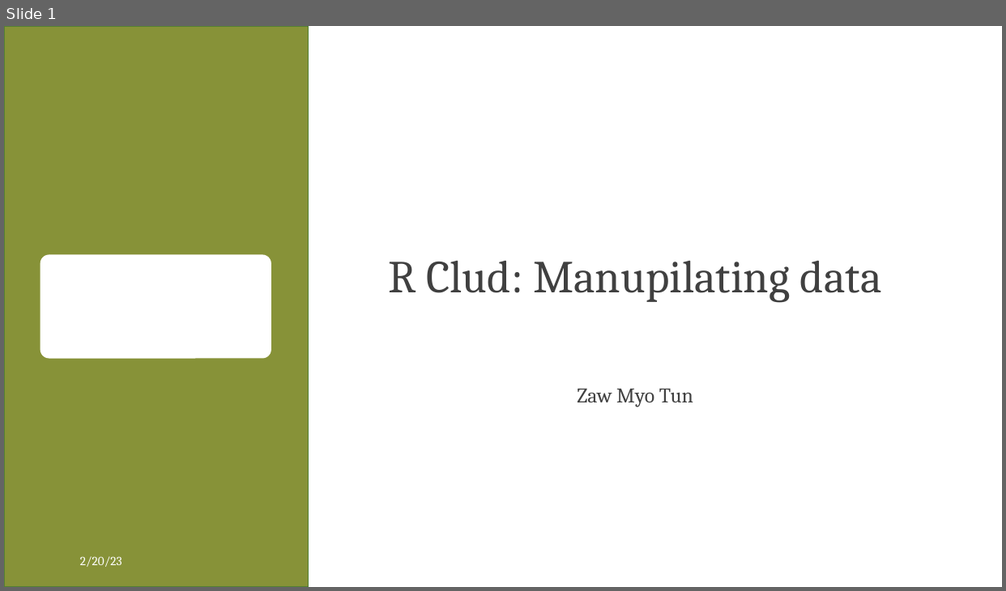
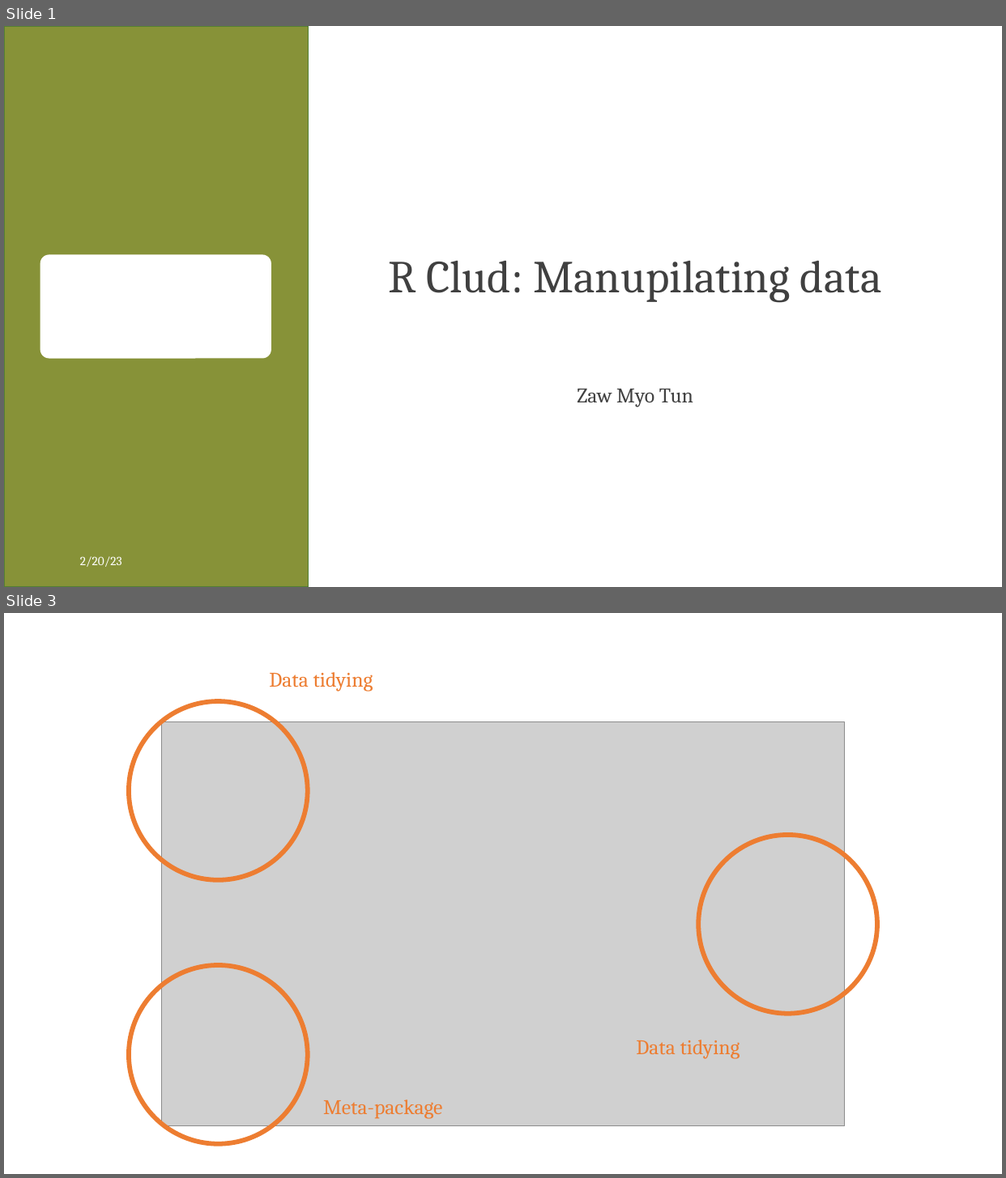
Before and after one commit to zawmtun/r_club, a slide deck: ex/03_manipulating_data.pptx. Shown one above the other, each under a label of ours: slide 1 before the commit, slides 1 and 3 after it; the slides between them are not shown. The pictures are 1006x591 and 1006x1178 pixels, drawn with LibreOffice and Linux fonts; fonts in the diff are those of the drawing; grey boxes stand for pictures; background and template pictures are left out. Boxes give left, top, right and bottom in pixels: in the first picture for what was removed or moved away, otherwise in the second. Text is boxed around its words. In the diff, an @@ line names an element or a change of style, - is before the commit and + after.

Commit message:
add details to 03_manipulating_data.pptx

```diff
--- a/ex/03_manipulating_data.pptx
+++ b/ex/03_manipulating_data.pptx
@@ slide 3 added at [4,613,1002,1174], background #FFFFFF @@
@@ text added at [269,672,373,692], 20 pt, text #ED7D31 @@
+Data tidying
@@ ellipse added at [129,701,308,880], outline #ED7D31 4.5 pt @@
@@ picture added at [161,722,845,1127] @@
@@ ellipse added at [699,835,878,1014], outline #ED7D31 4.5 pt @@
@@ ellipse added at [129,965,308,1144], outline #ED7D31 4.5 pt @@
@@ text added at [636,1040,740,1059], 20 pt, text #ED7D31 @@
+Data tidying
@@ text added at [323,1100,443,1118], 20 pt, text #ED7D31 @@
+Meta-package
```
Also in this commit, not shown: 1 slide changed, 13 other slides added, 2 other files.
